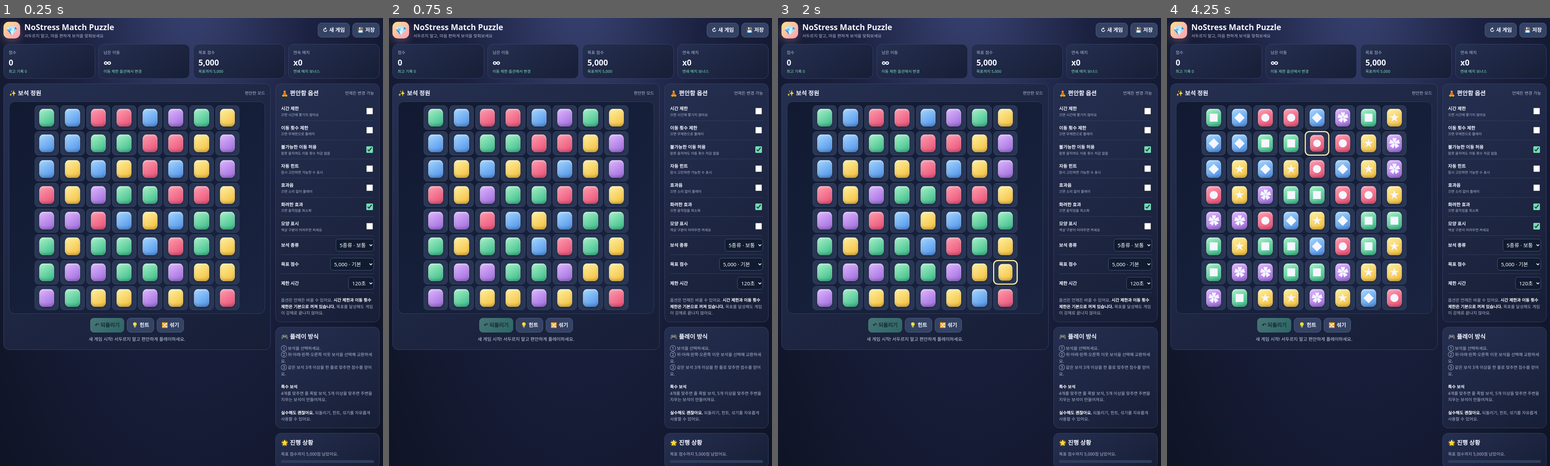
Above: before the commit, frames 1-4 (left to right).
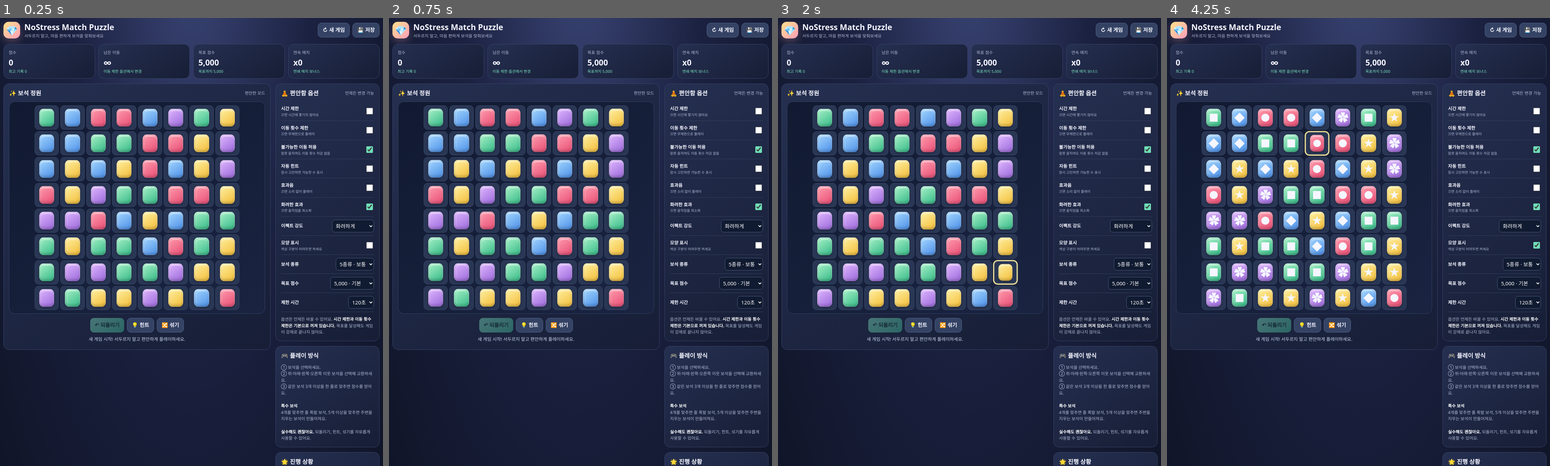
Above: after the commit, the same moments.

Repository: iamyour0/nostress-match-puzzle
Game: browser game, page index.html
The game is run twice, just before and just after one commit, with the same random seed, the same clock (stepped at 60 frames per second) and the same inputs.
Inputs (mouse positions are in pixels of both pictures, inside the frame that each line leads up to; where the layout moved, square brackets give the same spot in the first picture):
- Up to frame 1 (0.25 s): no input
- Up to frame 2 (0.75 s): no input
- Up to frame 3 (2 s): click "red 보석" at 1.27 s; click "yellow 보석" at 1.87 s
- Up to frame 4 (4.25 s): click (1538, 246) [1538, 224] at 2.02 s; click "●" at 2.47 s; click "■" at 3.07 s; click "●" at 3.67 s

The runs differ from the first frame. In frame 1, 2.7% of the frame differs, in the area x 10-100%, y 20-100%; in frame 2, 3.1%; in frame 3, 2.7%; in frame 4, 3.1%.

Commit message:
Update index.html

Diff:
--- a/index.html
+++ b/index.html
@@ -19,6 +19,32 @@
 footer{text-align:center;color:#8794b5;font-size:11px;padding:18px}
 @media(max-width:850px){.main{grid-template-columns:1fr}.side{display:grid;grid-template-columns:1fr 1fr}.board{max-width:590px}}
 @media(max-width:520px){.wrap{padding:10px}.stats{grid-template-columns:repeat(2,1fr);gap:7px}.stat{padding:10px}.stat strong{font-size:20px}.side{grid-template-columns:1fr}.board{gap:3px}.cell{border-radius:8px}.boardwrap{padding:6px}.topbtns{width:100%}.topbtns button{flex:1}}
+
+/* Gem shine and satisfying match effects */
+.gem{position:relative;overflow:hidden;isolation:isolate;animation:gemFloat 2.8s ease-in-out infinite}
+.gem:before{content:"";position:absolute;inset:-45% auto -45% -65%;width:42%;transform:rotate(28deg);background:linear-gradient(90deg,transparent,#ffffffaa,transparent);animation:shineSweep 3.2s ease-in-out infinite;pointer-events:none}
+.gem:after{content:"";position:absolute;inset:8% 12%;border-radius:28%;border-top:2px solid #ffffffaa;border-left:1px solid #ffffff66;opacity:.8;pointer-events:none}
+.gem.special{animation:specialGlow 1s ease-in-out infinite alternate;filter:drop-shadow(0 0 7px #fff8)}
+.cell.match-pop{animation:matchPop .32s ease-out both;z-index:3}
+.cell.special-pop{animation:specialPop .55s ease-out both;z-index:4}
+@keyframes shineSweep{0%,35%{left:-70%;opacity:0}50%{opacity:1}75%,100%{left:140%;opacity:0}}
+@keyframes gemFloat{0%,100%{transform:translateY(0)}50%{transform:translateY(-1px)}}
+@keyframes specialGlow{from{filter:brightness(1.05) drop-shadow(0 0 4px #fff8);transform:scale(.98)}to{filter:brightness(1.45) drop-shadow(0 0 13px #fff);transform:scale(1.06)}}
+@keyframes matchPop{0%{transform:scale(1)}35%{transform:scale(1.2) rotate(5deg);filter:brightness(1.8)}100%{transform:scale(.05) rotate(30deg);opacity:0}}
+@keyframes specialPop{0%{transform:scale(1)}45%{transform:scale(1.35);filter:brightness(2)}100%{transform:scale(.1);opacity:0}}
+.fx-layer{position:absolute;inset:0;pointer-events:none;overflow:hidden;border-radius:16px;z-index:5}
+.spark{position:absolute;width:7px;height:7px;border-radius:50%;background:#fff;box-shadow:0 0 9px 3px #fff9;animation:sparkFly .65s ease-out forwards}
+.spark:after{content:"";position:absolute;width:2px;height:15px;left:2px;top:-4px;background:#fff;transform:rotate(45deg)}
+@keyframes sparkFly{from{transform:translate(0,0) scale(1);opacity:1}to{transform:translate(var(--dx),var(--dy)) scale(.1);opacity:0}}
+.floating-score{position:absolute;font-weight:1000;font-size:20px;color:#fff4a6;text-shadow:0 2px 8px #000,0 0 12px #ffca54;animation:scoreFloat .9s ease-out forwards;white-space:nowrap}
+@keyframes scoreFloat{0%{transform:translate(-50%,0) scale(.6);opacity:0}20%{opacity:1;transform:translate(-50%,-8px) scale(1.2)}100%{transform:translate(-50%,-58px) scale(1);opacity:0}}
+.stage-chip{display:inline-block;padding:4px 9px;border-radius:99px;background:#6c5bd4;color:white;font-weight:900;margin:0 4px 6px 0}
+.missionbox{margin-top:9px;padding:10px;border-radius:12px;background:#121c34;border:1px solid #46577c}
+.missionbar{height:7px;background:#35415f;border-radius:20px;overflow:hidden;margin:7px 0}
+.missionbar i{display:block;height:100%;background:linear-gradient(90deg,#68e5bf,#ffe18a);width:0;transition:width .25s}
+#chestBtn{width:100%;margin-top:8px}
+@media(prefers-reduced-motion:reduce){.gem,.gem:before,.gem.special{animation:none!important}}
+
 </style>
 </head>
 <body>
@@ -36,7 +62,7 @@
 <div class="main">
  <main class="panel boardpanel">
   <div class="panelhead"><h2>✨ 보석 정원</h2><span class="sub" id="modeLabel">편안한 모드</span></div>
-  <div class="boardwrap"><div class="board" id="board" role="grid" aria-label="보석 게임판"></div></div>
+  <div class="boardwrap" id="boardwrap"><div class="fx-layer" id="fxLayer"></div><div class="board" id="board" role="grid" aria-label="보석 게임판"></div></div>
   <div class="boardactions">
    <button class="btn mint" id="undoBtn">↶ 되돌리기</button>
    <button class="btn" id="hintBtn">💡 힌트</button>
@@ -53,7 +79,8 @@
    <div class="option"><div><label for="autoHintOpt">자동 힌트</label><small>잠시 고민하면 가능한 수 표시</small></div><input id="autoHintOpt" type="checkbox"></div>
    <div class="option"><div><label for="soundOpt">효과음</label><small>끄면 소리 없이 플레이</small></div><input id="soundOpt" type="checkbox"></div>
    <div class="option"><div><label for="motionOpt">화려한 효과</label><small>끄면 움직임을 최소화</small></div><input id="motionOpt" type="checkbox" checked></div>
-   <div class="option"><div><label for="shapeOpt">모양 표시</label><small>색상 구분이 어려우면 켜세요</small></div><input id="shapeOpt" type="checkbox"></div>
+   <div class="option"><label for="fxOpt">이펙트 강도</label><select id="fxOpt"><option value="low">은은하게</option><option value="normal" selected>화려하게</option><option value="high">아주 화려하게</option></select></div>
+    <div class="option"><div><label for="shapeOpt">모양 표시</label><small>색상 구분이 어려우면 켜세요</small></div><input id="shapeOpt" type="checkbox"></div>
    <div class="option"><label for="colorsOpt">보석 종류</label><select id="colorsOpt"><option value="4">4종류 · 쉬움</option><option value="5" selected>5종류 · 보통</option><option value="6">6종류 · 도전</option></select></div>
    <div class="option"><label for="goalOpt">목표 점수</label><select id="goalOpt"><option value="0">목표 없음</option><option value="3000">3,000 · 가볍게</option><option value="5000" selected>5,000 · 기본</option><option value="10000">10,000 · 길게</option></select></div>
    <div class="option"><label for="timeOpt">제한 시간</label><select id="timeOpt"><option value="60">60초</option><option value="120" selected>120초</option><option value="180">180초</option></select></div>
@@ -66,10 +93,18 @@
   <section class="panel">
    <div class="panelhead"><h2>🌟 진행 상황</h2></div>
    <div class="tip" id="progressText">아직 첫 매치를 기다리고 있어요.</div><div class="scorebar"><i id="progressBar"></i></div>
+    <div class="missionbox">
+      <div><span class="stage-chip" id="stageLabel">STAGE 1</span><strong id="missionTitle">오늘의 보석 미션</strong></div>
+      <div class="tip" id="missionText">빨간 보석 30개 모으기</div>
+      <div class="missionbar"><i id="missionBar"></i></div>
+      <div class="tip" id="missionCount">0 / 30</div>
+      <button class="btn primary sm" id="chestBtn" disabled>🎁 보상 상자 · 미션 완료 후 열기</button>
+      <div class="tip" id="rewardText">스테이지 보상: 목표 점수 달성 시 보너스 점수</div>
+    </div>
   </section>
  </aside>
 </div>
-<footer>NoStress Match Puzzle · 시간 압박 없이 즐기는 매치 퍼즐</footer>
+<footer>NoStress Match Puzzle · 반짝이는 보석과 연쇄 콤보를 즐기는 퍼즐</footer>
 </div>
 <div class="toast" id="toast"></div>
 <div class="modalbg" id="modal"><div class="modal"><h2 id="modalTitle">안내</h2><p id="modalText"></p><div class="modalactions"><button class="btn" id="modalCancel">닫기</button><button class="btn primary" id="modalOK">확인</button></div></div></div>
@@ -78,11 +113,16 @@
 'use strict';
 const $=id=>document.getElementById(id);
 const SIZE=8, COLORS=['red','blue','green','yellow','purple','orange'], SYMBOLS=['●','◆','■','★','✿','⬟'];
-const defaults={timer:false,moves:false,invalid:true,autoHint:false,sound:false,motion:true,shape:false,colors:5,goal:5000,time:120};
+const defaults={timer:false,moves:false,invalid:true,autoHint:false,sound:false,motion:true,shape:false,colors:5,goal:5000,time:120,fx:'normal'};
 let opt={...defaults},board=[],score=0,moves=0,combo=0,selected=null,undoState=null,seconds=0,timerId=null,hintTimer=null,gameOver=false,started=false,toastTimer=null,modalCallback=null;
-let best=Number(localStorage.getItem('nsmatchBest')||0);
+let best=Number(localStorage.getItem('nsmatchBest')||0),missionCount=0,missionClaimed=false,clearedTotal=0;
 const clone=x=>JSON.parse(JSON.stringify(x));
 function toast(t){$('toast').textContent=t;$('toast').classList.add('show');clearTimeout(toastTimer);toastTimer=setTimeout(()=>$('toast').classList.remove('show'),2100)}
+function playTone(freq=620,duration=.11,type='sine',vol=.045){if(!opt.sound)return;try{const C=window.AudioContext||window.webkitAudioContext;if(!C)return;const ctx=playTone.ctx||(playTone.ctx=new C());const o=ctx.createOscillator(),g=ctx.createGain();o.type=type;o.frequency.setValueAtTime(freq,ctx.currentTime);o.frequency.exponentialRampToValueAtTime(Math.max(90,freq*.68),ctx.currentTime+duration);g.gain.setValueAtTime(vol,ctx.currentTime);g.gain.exponentialRampToValueAtTime(.001,ctx.currentTime+duration);o.connect(g);g.connect(ctx.destination);o.start();o.stop(ctx.currentTime+duration)}catch(e){}}
+function burstFX(r,c,points=12,special=false){if(!opt.motion||opt.fx==='low'&&special===false)return;const layer=$('fxLayer'),cell=$('board').querySelector(`[data-r="${r}"][data-c="${c}"]`),wrap=$('boardwrap');if(!cell||!layer)return;const a=cell.getBoundingClientRect(),b=wrap.getBoundingClientRect(),x=a.left-b.left+a.width/2,y=a.top-b.top+a.height/2;const count=opt.fx==='high'?points*2:points;for(let i=0;i<count;i++){const p=document.createElement('i');p.className='spark';p.style.left=x+'px';p.style.top=y+'px';const angle=Math.PI*2*i/count,dist=(opt.fx==='high'?48:34)+Math.random()*28;p.style.setProperty('--dx',Math.cos(angle)*dist+'px');p.style.setProperty('--dy',Math.sin(angle)*dist+'px');p.style.background=['#fff','#ffe18a','#8cf0cc','#a5d8ff','#ff9eba'][i%5];layer.append(p);setTimeout(()=>p.remove(),750)}}
+function floatScore(text){if(!opt.motion)return;const el=document.createElement('div');el.className='floating-score';el.textContent=text;el.style.left='50%';el.style.top='45%';$('fxLayer').append(el);setTimeout(()=>el.remove(),950)}
+function updateMission(){const target=30,colors=['빨간','파란','초록','노란','보라','주황'],idx=(Math.floor((Math.max(0,score)/5000))%Math.max(1,opt.colors));$('stageLabel').textContent='STAGE '+(Math.floor(score/5000)+1);$('missionTitle').textContent='오늘의 보석 미션';$('missionText').textContent=colors[idx]+' 보석 '+target+'개 모으기';$('missionCount').textContent=Math.min(missionCount,target)+' / '+target;$('missionBar').style.width=Math.min(100,missionCount/target*100)+'%';$('chestBtn').disabled=missionCount<target||missionClaimed;$('chestBtn').textContent=missionClaimed?'✅ 보상 수령 완료':'🎁 보상 상자 열기';$('rewardText').textContent='미션 보상: '+(500+Math.floor(score/5000)*250).toLocaleString()+'점 보너스';}
+
 function randColor(){return Math.floor(Math.random()*Number(opt.colors))}
 function freshCell(){return {c:randColor(),s:''}}
 function wouldMatchAt(b,r,c,color){let n=1;for(let x=c-1;x>=0&&b[r][x]?.c===color;x--)n++;for(let x=c+1;x<SIZE&&b[r][x]?.c===color;x++)n++;if(n>=3)return true;n=1;for(let y=r-1;y>=0&&b[y][c]?.c===color;y--)n++;for(let y=r+1;y<SIZE&&b[y][c]?.c===color;y++)n++;return n>=3}
@@ -94,36 +134,39 @@
 function findMove(){for(let r=0;r<SIZE;r++)for(let c=0;c<SIZE;c++)for(const [dr,dc] of [[1,0],[0,1]]){let rr=r+dr,cc=c+ …(217 unchanged characters)…
 function ensureMoves(){let tries=0;while(!hasMove()&&tries++<30)board=makeBoard()}
 function render(){const root=$('board');root.innerHTML='';for(let r=0;r<SIZE;r++)for(let c=0;c<SIZE;c++){const cell=boa …(591 unchanged characters)…
-$('score').textContent=score.toLocaleString();$('best').text …(600 unchanged characters)… th.min(100,score/opt.goal*100)+'%':'0%';if(opt.timer)$('status').textContent='남은 …(62 unchanged characters)…
+$('score').textContent=score.toLocaleString();$('best').text …(600 unchanged characters)… th.min(100,score/opt.goal*100)+'%':'0%';updateMission();document.body.classList.toggle('reduced-fx',!opt.motion);if(opt.timer)$('status').textContent='남은 …(62 unchanged characters)…
 function saveSnapshot(){undoState={board:clone(board),score,moves,combo,seconds};}
 function restoreUndo(){if(!undoState)return;board=clone(undoState.board);score=undoState.score;moves=undoState.moves;combo=undoState.combo;seconds=undoState.seconds;undoState=null;selected=null;gameOver=false;render();toast('한 번 되돌렸어요.')}
 function swap(a,b){[board[a[0]][a[1]],board[b[0]][b[1]]]=[board[b[0]][b[1]],board[a[0]][a[1]]]}
 function adjacent(a,b){return Math.abs(a[0]-b[0])+Math.abs(a[1]-b[1])===1}
 function specialCreate(groups){let candidate=null;for(const g of groups){if(g.length>=5){candidate=g[Math.floor(g.lengt …(182 unchanged characters)…
-function resolve(){let chain=0;function step(){let m=matches();if(!m.found.size){combo=chain;ensureMoves();render();if(chain>1)toast('연쇄 매치 x'+chain+'! 보너스 점수!');checkGoal();return}
+function resolve(){let chain=0;function step(){let m=matches();if(!m.found.size){combo=chain;ensureMoves();render();if(chain>1){toast('✨ 연쇄 매치 x'+chain+'! 보너스 점수!');playTone(880,.18,'triangle')}checkGoal();return}
 chain++;let special=specialCreate(m.groups),clear=new Set(m.found);
 if(special)clear.delete(special[0]*SIZE+special[1]);
-for(const idx of [...clear]){let r=Math.floor(idx/SIZE),c=idx%SIZE,cell=board[r][c];if(cell?.s==='line'){for(let x=0;x<SIZE;x++)clear.add(r*SIZE+x);for(let y=0;y<SIZE;y++)clear.add(y*SIZE+c)}else if(cell?.s==='burst'){for(let y=Math.max(0,r-1);y<=Math.min(SIZE-1,r+1);y++)for(let x=Math.max(0,c-1);x<=Math.min(SIZE-1,c+1);x++)clear.add(y*SIZE+x)}}
-score+=clear.size*10*chain;if(score>best){best=score;localStorage.setItem('nsmatchBest',String(best))}
-for(const idx of clear){let r=Math.floor(idx/SIZE),c=idx%SIZE;if(board[r][c])board[r][c]=null}
-for(let c=0;c<SIZE;c++){let write=SIZE-1;for(let r=SIZE-1;r>=0;r--)if(board[r][c]){board[write][c]=board[r][c];write--}for(let r=write;r>=0;r--)board[r][c]=freshCell()}
-if(opt.motion){render();setTimeout(step,180)}else step()}
+// Expand special gem effects, including specials hit by another special.
+let queue=[...clear],seen=new Set();while(queue.length){const idx=queue.pop();if(seen.has(idx))continue;seen.add(idx);const r=Math.floor(idx/SIZE),c=idx%SIZE,cell=board[r][c];if(!cell)continue;let extra=[];if(cell.s==='line'){for(let x=0;x<SIZE;x++)extra.push(r*SIZE+x);for(let y=0;y<SIZE;y++)extra.push(y*SIZE+c)}else if(cell.s==='burst'){for(let y=Math.max(0,r-1);y<=Math.min(SIZE-1,r+1);y++)for(let x=Math.max(0,c-1);x<=Math.min(SIZE-1,c+1);x++)extra.push(y*SIZE+x)}for(const n of extra)if(!clear.has(n)){clear.add(n);queue.push(n)}}
+for(const idx of clear){const r=Math.floor(idx/SIZE),c=idx%SIZE,cell=board[r][c];if(cell){clearedTotal++;if(cell.c===Math.floor((Math.max(0,score)/5000)%Math.max(1,opt.colors)))missionCount++;if(cell.s)burstFX(r,c,22,true);else burstFX(r,c,8,false);}}
+const gained=clear.size*10*chain;score+=gained;if(score>best){best=score;localStorage.setItem('nsmatchBest',String(best))}
+if(chain===1)playTone(560,.10);else playTone(650+chain*90,.14,'triangle');
+if(special){const kind=board[special[0]][special[1]].s;toast(kind==='line'?'⚡ 줄을 지우는 특수 보석 생성!':'🌈 주변을 터뜨리는 특수 보석 생성!');playTone(kind==='line'?760:980,.2,'sawtooth')}
+if(opt.motion){render();floatScore('+'+gained+(chain>1?'  COMBO x'+chain:''));setTimeout(step,Math.max(120,opt.fx==='high'?330:opt.fx==='low'?210:260))}else{render();step()}}
 step()}
 function checkGoal(){if(opt.goal&&score>=opt.goal){$('status').textContent='🎉 목표 달성! 계속 플레이하거나 새 게임을 시작할 수 있어요.';toast('목표 달성! 축하해요!')}if(opt.moves&&moves>=30&&!gameOver){gameOver=true;ask('이동 횟수를 모두 사용했어요','점수는 저장됐어요. 다시 시작하거나 이동 제한 옵션을 끄고 계속 즐길 수 있어요.',()=>newGame())}}
 function selectCell(r,c){if(gameOver)return;if(!selected){selected=[r,c];render();return}if(selected[0]===r&&selected[1 …(425 unchanged characters)…
 function hint(){const move=findMove();if(!move){ensureMoves();render();return}selected=null;render();const [a,b]=move;for(const [r,c] of [a,b]){const el=$('board').querySelector(`[data-r="${r}"][data-c="${c}"]`);if(el)el.classList.add('hint')}$('status').textContent='반짝이는 두 보석을 서로 바꿔보세요.'}
 function shuffle(){board=makeBoard();ensureMoves();selected=null;undoState=null;render();toast('새로운 보석 배열을 만들었어요.')}
-function newGame(){if(timerId)clearInterval(timerId);if(hintTimer)clearTimeout(hintTimer);score=0;moves=0;combo=0;seconds=0;selected=null;undoState=null;gameOver=fa …(340 unchanged characters)…
+function newGame(){if(timerId)clearInterval(timerId);if(hintTimer)clearTimeout(hintTimer);score=0;moves=0;combo=0;seconds=0;missionCount=0;missionClaimed=false;clearedTotal=0;selected=null;undoState=null;gameOver=fa …(340 unchanged characters)…
 function startAutoHint(){if(hintTimer)clearTimeout(hintTimer);hintTimer=setTimeout(()=>{if(!selected&&!gameOver)hint();},12000)}
 function ask(title,text,cb){$('modalTitle').textContent=title;$('modalText').textContent=text;$('modal').classList.add('show');modalCallback=cb||null}
 $('modalCancel').onclick=()=>{$('modal').classList.remove('show');modalCallback=null};$('modalOK').onclick=()=>{const cb=modalCallback;$('modal').classList.remove('show');modalCallback=null;if(cb)cb()};
 $('board').addEventListener('click',e=>{const cell=e.target.closest('.cell');if(!cell)return;selectCell(Number(cell.dataset.r),Number(cell.dataset.c));if(opt.autoHint)startAutoHint()});
+$('chestBtn').onclick=()=>{if(missionCount>=30&&!missionClaimed){const reward=500+Math.floor(score/5000)*250;score+=reward;missionClaimed=true;playTone(1040,.28,'triangle');toast('🎁 보상 획득! +'+reward.toLocaleString()+'점');render()}};
 $('undoBtn').onclick=restoreUndo;$('hintBtn').onclick=hint;$('shuffleBtn').onclick=shuffle;$('newBtn').onclick=()=>ask('새 게임','현재 판을 끝내고 새 게임을 시작할까요?',newGame);
-$('saveBtn').onclick=()=>{try{localStorage.setItem('nsmatchSave',JSON.stringify({board,score,moves,combo,seconds,opt}));toast('현재 게임을 저장했어요.')}catch(e){toast('저장할 수 없습니다.')}};
+$('saveBtn').onclick=()=>{try{localStorage.setItem('nsmatchSave',JSON.stringify({board,score,moves,combo,seconds,opt,missionCount,missionClaimed,clearedTotal}));toast('현재 게임을 저장했어요.')}catch(e){toast('저장할 수 없습니다.')}};
 function bindOption(id,key,convert){$(id).addEventListener('change',()=>{opt[key]=convert?convert($(id).value):$(id).ch …(327 unchanged characters)…
-bindOption('timerOpt','timer');bindOption('movesOpt','moves' …(141 unchanged characters)… dOption('shapeOpt','shape');bindOption('colorsOpt','colors',Number);bindOption('goalOpt','goal',Number);bindOption('timeOpt','time',Number);
-function applyOptions(){for(const [id,key] of [['timerOpt',' …(108 unchanged characters)… onOpt','motion'],['shapeOpt','shape'],['colorsOpt','colors'],['goalOpt','goal'], …(96 unchanged characters)…
-try{const raw=localStorage.getItem('nsmatchSave');if(raw){co …(180 unchanged characters)… mbo)||0;seconds=Number(data.seconds)||0;opt={...defaults,...data.opt};started=true}}}catch(e){}
+bindOption('timerOpt','timer');bindOption('movesOpt','moves' …(141 unchanged characters)… dOption('shapeOpt','shape');bindOption('fxOpt','fx');bindOption('colorsOpt','colors',Number);bindOption('goalOpt','goal',Number);bindOption('timeOpt','time',Number);
+function applyOptions(){for(const [id,key] of [['timerOpt',' …(108 unchanged characters)… onOpt','motion'],['shapeOpt','shape'],['fxOpt','fx'],['colorsOpt','colors'],['goalOpt','goal'], …(96 unchanged characters)…
+try{const raw=localStorage.getItem('nsmatchSave');if(raw){co …(180 unchanged characters)… mbo)||0;seconds=Number(data.seconds)||0;missionCount=Number(data.missionCount)||0;missionClaimed=!!data.missionClaimed;clearedTotal=Number(data.clearedTotal)||0;opt={...defaults,...data.opt};started=true}}}catch(e){}
 applyOptions();if(!board.length)newGame();else{ensureMoves();render();$('status').textContent='저장된 게임을 불러왔어요.';if(opt.timer){timerId=setInterval(()=>{seconds++;if(seconds>=opt.time){clearInterval(timerId);gameOver=true;ask('시간이 끝났어요','시간 제한을 끄거나 새 게임을 시작할 수 있어요.',()=>newGame())}render()},1000)}}
 })();
 </script>
